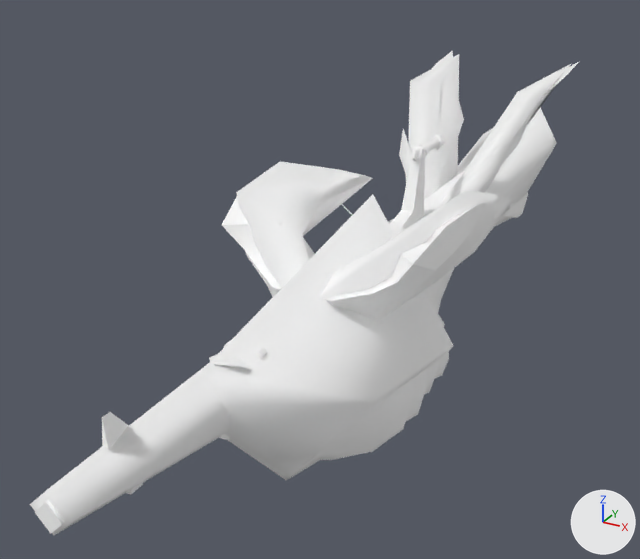
The glTF model docs/models/weapons/w06/140.glb as it was, and as the next commit left it.
Rendered twice from a camera (50 mm lens) standing at (0.76, -1.9, 0.53) and looking at (-0.14, -0.26, -0.29). Lighting does not change. The marker at lower right points along +X, +Y and +Z. The first picture is the older version. Vertices at exactly the same position are counted once.

Before the edit, the objects in view are built like this:
```python
me_group_1 = bpy.data.meshes.new('Group[1]')
me_group_1.from_pydata(...)  # 158 vertices, 229 faces; spans x -0.073..0.072, y -1.254..-0.495, z -0.419..-0.127
# faces by material slot: [60, 169]
me_group_1.materials.append(mat_xfb__e0__m00_lbg140_env00)  # white #ffffff
me_group_1.materials.append(mat_xfb__e1__m00_lbg140_env01)  # white #ffffff
me_group_100 = bpy.data.meshes.new('Group[100]')
me_group_100.from_pydata(...)  # 59 vertices, 92 faces; spans x -0.24..0.24, y -0.71..0.91, z -0.51..0.09
me_group_100.materials.append(mat_xfb__e0__m00_lbg140_env00)  # white #ffffff
me_group_2 = bpy.data.meshes.new('Group[2]')
me_group_2.from_pydata(...)  # 180 vertices, 292 faces; spans x -0.198..0.198, y -0.91..-0.189, z -0.636..-0.051
# faces by material slot: [70, 154, 68]
me_group_2.materials.append(mat_xfb__e0__m00_lbg140_env00)  # white #ffffff
me_group_2.materials.append(mat_xfba1__m00_lbg140_bma00)  # white #ffffff
me_group_2.materials.append(mat_xfb__e1__m00_lbg140_env01)  # white #ffffff
ob_group_1 = bpy.data.objects.new('Group[1]', me_group_1)
ob_group_1.location = (0.0, 0.0, 0.0)
ob_group_100 = bpy.data.objects.new('Group[100]', me_group_100)
ob_group_100.location = (0.0, 0.0, 0.0)
ob_group_2 = bpy.data.objects.new('Group[2]', me_group_2)
ob_group_2.location = (0.0, 0.0, 0.0)
# also in view: 'Group[0]' at (0.0, 0.06, -0.19)
```
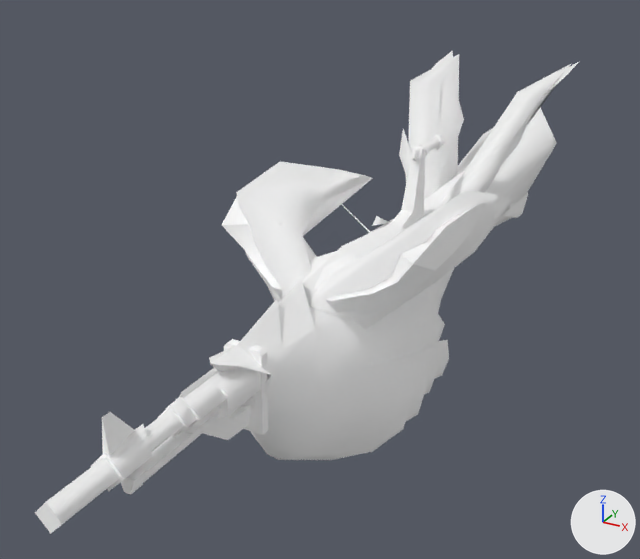
Location of each change, [x1, y1, x2, y2] in pixels of the pictures (640 x 559 px):
'Group[2]', reshaped: before [208, 194, 453, 481]; after [209, 279, 449, 460]
'Group[1]', reshaped: before [30, 339, 267, 535]; after [35, 339, 268, 533]
part 1 of me_group_1, deleted: before [30, 356, 230, 535]
part 2 of me_group_2, deleted: before [208, 194, 453, 481]

Edits to the bpy script that builds the scene:
```text
Change me_group_1:
    used by ob_group_1; location = (0.0, 0.0, 0.0)
    remove me_group_1.from_pydata(...)  # 158 vertices, 229 faces; spans x -0.073..0.072, y -1.254..-0.495, z -0.419..-0.127
    add me_group_1.from_pydata(...)  # 150 vertices, 219 faces; spans x -0.073..0.072, y -1.254..-0.495, z -0.419..-0.127
    me_group_1 part 1: the loose piece of 8 vertices spanning x -0.055..0.055, y -1.25..-0.506, z -0.378..-0.152 is deleted
Change me_group_2:
    used by ob_group_2; location = (0.0, 0.0, 0.0)
    remove me_group_2.from_pydata(...)  # 180 vertices, 292 faces; spans x -0.198..0.198, y -0.91..-0.189, z -0.636..-0.051
    add me_group_2.from_pydata(...)  # 169 vertices, 274 faces; spans x -0.176..0.176, y -0.896..-0.189, z -0.607..-0.128
    me_group_2 part 2: the loose piece of 11 vertices spanning x -0.198..0.198, y -0.91..-0.297, z -0.636..-0.051 is deleted
```
